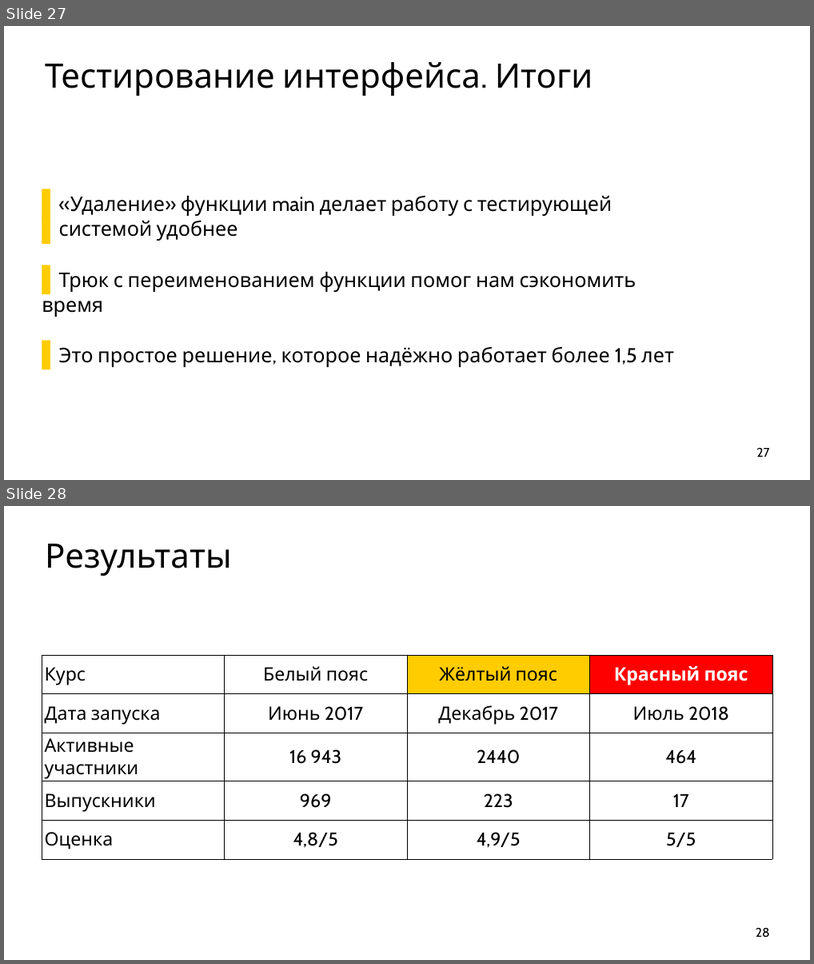
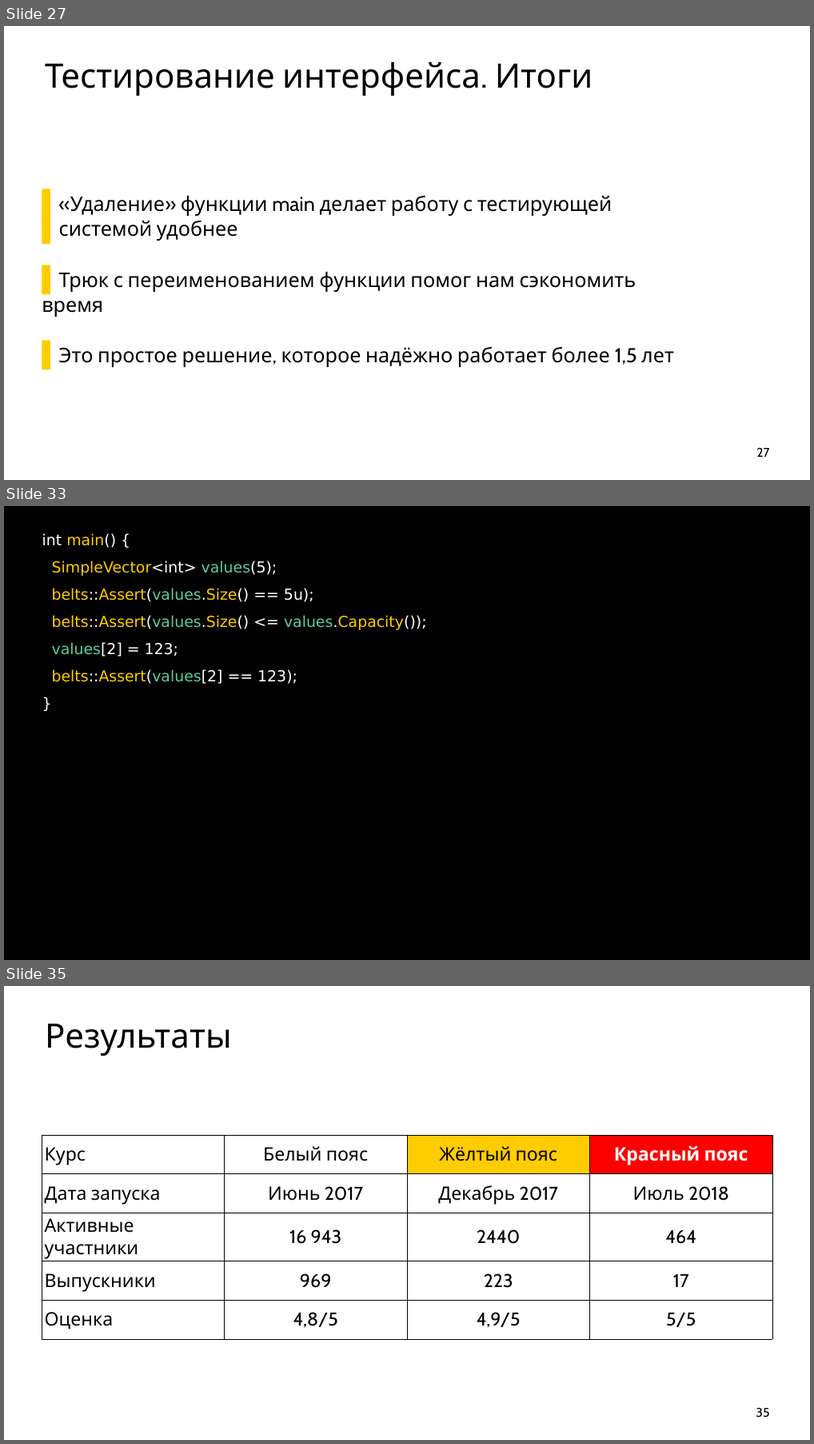
Before and after one commit to ishfb/cpprus18, a slide deck: slides.pptx. Shown one above the other, each under a label of ours: slides 27 and 28 before the commit, slides 27, 33 and 35 after it; the slides between them are not shown. The pictures are 814x964 and 814x1444 pixels, drawn with LibreOffice and Linux fonts; fonts in the diff are those of the drawing. Boxes give left, top, right and bottom in pixels: in the first picture for what was removed or moved away, otherwise in the second. Text is boxed around its words. In the diff, an @@ line names an element or a change of style, - is before the commit and + after.

```diff
--- a/slides.pptx
+++ b/slides.pptx
@@ slide 33 added at <box>4,506,810,960</box>, background #FFFFFF @@
@@ text added at <box>4,506,810,960</box>, fill #000000, 36 pt, text #FFCC00 @@
+int main() {
+SimpleVector<int> values(5);
+belts::Assert(values.Size() == 5u);
+belts::Assert(values.Size() <= values.Capacity());
+values[2] = 123;
+belts::Assert(values[2] == 123);
+}
@@ what was slide 28 is now slide 35 @@
@@ page number at <box>756,1407,770,1417</box>: text changed @@
-28
+35
```
Also in this commit, not shown: 6 other slides added.
